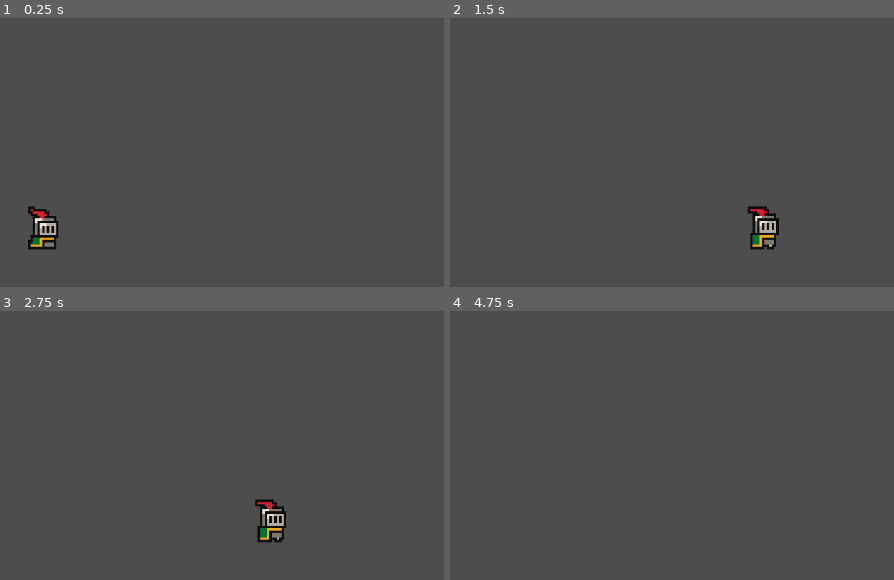
Above: before the commit, frames 1-4 (two rows, left to right).
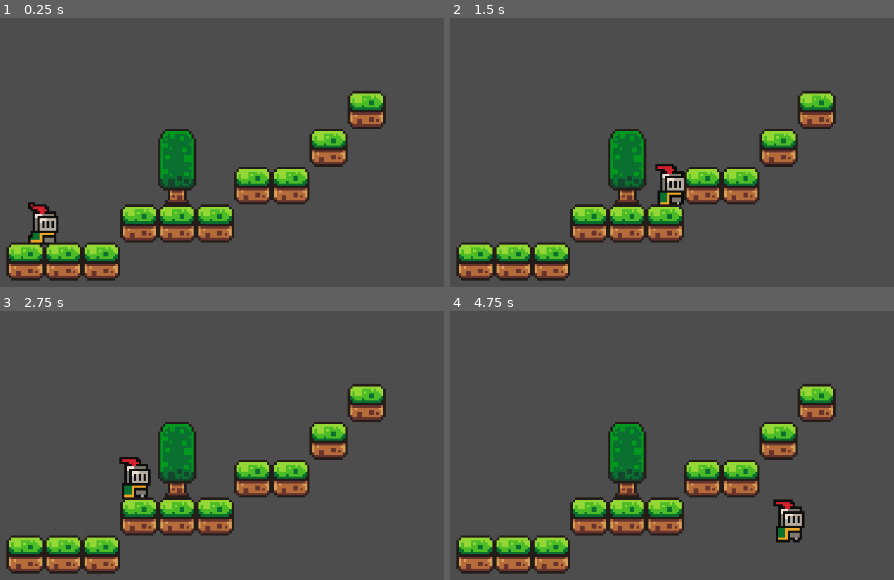
Above: after the commit, the same moments.

Repository: b14ck0ps/sigil
Game: Godot game, scene res://scenes/game.tscn
Same seed, same stepped clock (60 frames per second), same inputs: the game is played once before the commit and once after it.
Inputs:
- Up to frame 1 (0.25 s): no input
- Up to frame 2 (1.5 s): tap Enter (ui_accept) at 0.5, 0.77 s; hold Right (ui_right) from 0.53 s (still down)
- Up to frame 3 (2.75 s): tap Enter (ui_accept) at 1.52 s; release Right (ui_right) at 2.03 s; hold Left (ui_left) from 2.03 s (still down)
- Up to frame 4 (4.75 s): release Left (ui_left) at 2.78 s; hold Right (ui_right) 2.78-4.28 s; tap Enter (ui_accept) at 3.02, 3.77, 4.52 s; hold Left (ui_left) from 4.28 s (still down)

The runs differ from the first frame. In frame 1, 14% of the frame differs, in the area x 1-87%, y 27-98%; in frame 2, 15%; in frame 3, 15%; in frame 4, 15%.

Commit message:
added simple world map

Diff:
--- a/scenes/game.tscn
+++ b/scenes/game.tscn
@@ -1,8 +1,170 @@
-[gd_scene load_steps=3 format=3 uid="uid://5nyneg2k226t"]
+[gd_scene load_steps=6 format=3 uid="uid://5nyneg2k226t"]
 
 [ext_resource type="PackedScene" uid="uid://bu8ljjtsm0db5" path="res://scenes/player.tscn" id="1_mw1d4"]
+[ext_resource type="Texture2D" uid="uid://dln2ojtg2f2u7" path="res://asstes/sprites/world_tileset.png" id="2_foeyq"]
 
 [sub_resource type="WorldBoundaryShape2D" id="WorldBoundaryShape2D_fum1o"]
+
+[sub_resource type="TileSetAtlasSource" id="TileSetAtlasSource_xjlpg"]
+texture = ExtResource("2_foeyq")
+0:0/0 = 0
+0:0/0/physics_layer_0/polygon_0/points = PackedVector2Array(-8, -8, 8, -8, 8, 8, -8, 8)
+1:0/0 = 0
+1:0/0/physics_layer_0/polygon_0/points = PackedVector2Array(-8, -8, 8, -8, 8, 8, -8, 8)
+2:0/0 = 0
+2:0/0/physics_layer_0/polygon_0/points = PackedVector2Array(-8, -8, 8, -8, 8, 8, -8, 8)
+3:0/0 = 0
+3:0/0/physics_layer_0/polygon_0/points = PackedVector2Array(-8, -8, 8, -8, 8, 8, -8, 8)
+4:0/0 = 0
+4:0/0/physics_layer_0/polygon_0/points = PackedVector2Array(-8, -8, 8, -8, 8, 8, -8, 8)
+5:0/0 = 0
+5:0/0/physics_layer_0/polygon_0/points = PackedVector2Array(-8, -8, 8, -8, 8, 8, -8, 8)
+6:0/0 = 0
+6:0/0/physics_layer_0/polygon_0/points = PackedVector2Array(-8, -8, 8, -8, 8, 8, -8, 8)
+7:0/0 = 0
+7:0/0/physics_layer_0/polygon_0/points = PackedVector2Array(-8, -8, 8, -8, 8, 8, -8, 8)
+8:0/0 = 0
+8:0/0/physics_layer_0/polygon_0/points = PackedVector2Array(-8, -8, 8, -8, 8, 8, -8, 8)
+9:0/0 = 0
+10:0/0 = 0
+11:0/0 = 0
+0:1/0 = 0
+0:1/0/physics_layer_0/polygon_0/points = PackedVector2Array(-8, -8, 8, -8, 8, 8, -8, 8)
+1:1/0 = 0
+1:1/0/physics_layer_0/polygon_0/points = PackedVector2Array(-8, -8, 8, -8, 8, 8, -8, 8)
+2:1/0 = 0
+2:1/0/physics_layer_0/polygon_0/points = PackedVector2Array(-8, -8, 8, -8, 8, 8, -8, 8)
+3:1/0 = 0
+3:1/0/physics_layer_0/polygon_0/points = PackedVector2Array(-8, -8, 8, -8, 8, 8, -8, 8)
+4:1/0 = 0
+4:1/0/physics_layer_0/polygon_0/points = PackedVector2Array(-8, -8, 8, -8, 8, 8, -8, 8)
+5:1/0 = 0
+5:1/0/physics_layer_0/polygon_0/points = PackedVector2Array(-8, -8, 8, -8, 8, 8, -8, 8)
+6:1/0 = 0
+6:1/0/physics_layer_0/polygon_0/points = PackedVector2Array(-8, -8, 8, -8, 8, 8, -8, 8)
+7:1/0 = 0
+7:1/0/physics_layer_0/polygon_0/points = PackedVector2Array(-8, -8, 8, -8, 8, 8, -8, 8)
+8:1/0 = 0
+8:1/0/physics_layer_0/polygon_0/points = PackedVector2Array(-8, -8, 8, -8, 8, 8, -8, 8)
+9:1/0 = 0
+10:1/0 = 0
+11:1/0 = 0
+0:2/0 = 0
+0:2/0/physics_layer_0/polygon_0/points = PackedVector2Array(-8, -8, 8, -8, 8, 8, -8, 8)
+1:2/0 = 0
+1:2/0/physics_layer_0/polygon_0/points = PackedVector2Array(-8, -8, 8, -8, 8, 8, -8, 8)
+2:2/0 = 0
+2:2/0/physics_layer_0/polygon_0/points = PackedVector2Array(-8, -8, 8, -8, 8, 8, -8, 8)
+3:2/0 = 0
+3:2/0/physics_layer_0/polygon_0/points = PackedVector2Array(-8, -8, 8, -8, 8, 8, -8, 8)
+4:2/0 = 0
+4:2/0/physics_layer_0/polygon_0/points = PackedVector2Array(-8, -8, 8, -8, 8, 8, -8, 8)
+5:2/0 = 0
+5:2/0/physics_layer_0/polygon_0/points = PackedVector2Array(-8, -8, 8, -8, 8, 8, -8, 8)
+6:2/0 = 0
+6:2/0/physics_layer_0/polygon_0/points = PackedVector2Array(-8, -8, 8, -8, 8, 8, -8, 8)
+7:2/0 = 0
+7:2/0/physics_layer_0/polygon_0/points = PackedVector2Array(-8, -8, 8, -8, 8, 8, -8, 8)
+8:2/0 = 0
+8:2/0/physics_layer_0/polygon_0/points = PackedVector2Array(-8, -8, 8, -8, 8, 8, -8, 8)
+9:2/0 = 0
+10:2/0 = 0
+11:2/0 = 0
+0:3/0 = 0
+1:3/0 = 0
+2:3/0 = 0
+5:3/0 = 0
+6:3/0 = 0
+7:3/0 = 0
+8:3/0 = 0
+9:3/0 = 0
+0:4/0 = 0
+1:4/0 = 0
+2:4/0 = 0
+3:4/0 = 0
+4:4/0 = 0
+5:4/0 = 0
+6:4/0 = 0
+7:4/0 = 0
+8:4/0 = 0
+9:4/0 = 0
+0:5/0 = 0
+1:5/0 = 0
+2:5/0 = 0
+3:5/0 = 0
+4:5/0 = 0
+5:5/0 = 0
+6:5/0 = 0
+7:5/0 = 0
+8:5/0 = 0
+1:6/0 = 0
+2:6/0 = 0
+3:6/0 = 0
+4:6/0 = 0
+5:6/0 = 0
+6:6/0 = 0
+7:6/0 = 0
+8:6/0 = 0
+0:7/0 = 0
+1:7/0 = 0
+3:7/0 = 0
+5:7/0 = 0
+6:7/0 = 0
+7:7/0 = 0
+8:7/0 = 0
+0:8/0 = 0
+1:8/0 = 0
+2:8/0 = 0
+3:8/0 = 0
+4:8/0 = 0
+5:8/0 = 0
+6:8/0 = 0
+7:8/0 = 0
+8:8/0 = 0
+0:9/0 = 0
+1:9/0 = 0
+2:9/0 = 0
+3:9/0 = 0
+4:9/0 = 0
+5:9/0 = 0
+6:9/0 = 0
+7:9/0 = 0
+0:10/0 = 0
+1:10/0 = 0
+2:10/0 = 0
+3:10/0 = 0
+4:10/0 = 0
+6:10/0 = 0
+0:11/0 = 0
+1:11/0 = 0
+2:11/0 = 0
+3:11/0 = 0
+4:11/0 = 0
+5:11/0 = 0
+0:12/0 = 0
+1:12/0 = 0
+2:12/0 = 0
+3:12/0 = 0
+4:12/0 = 0
+0:13/0 = 0
+1:13/0 = 0
+2:13/0 = 0
+3:13/0 = 0
+4:13/0 = 0
+5:13/0 = 0
+0:14/0 = 0
+1:14/0 = 0
+2:14/0 = 0
+3:14/0 = 0
+4:14/0 = 0
+0:15/0 = 0
+1:15/0 = 0
+2:15/0 = 0
+3:15/0 = 0
+
+[sub_resource type="TileSet" id="TileSet_nxng6"]
+physics_layer_0/collision_layer = 1
+sources/0 = SubResource("TileSetAtlasSource_xjlpg")
 
 [node name="Game" type="Node2D"]
 
@@ -16,3 +178,8 @@
 [node name="CollisionShape2D" type="CollisionShape2D" parent="StaticBody2D"]
 position = Vector2(0, 2)
 shape = SubResource("WorldBoundaryShape2D_fum1o")
+
+[node name="TileMap" type="TileMap" parent="."]
+tile_set = SubResource("TileSet_nxng6")
+format = 2
+layer_0/tile_data = PackedInt32Array(65535, 0, 0, 0, 0, 0, 1, 0, 0, -65534, 0, 0, -65533, 0, 0, -65532, 0, 0, -131067, 0, 0, -131066, 0, 0, -196601, 0, 0, -262136, 0, 0, -131069, 0, 5, -196605, 0, 3)
